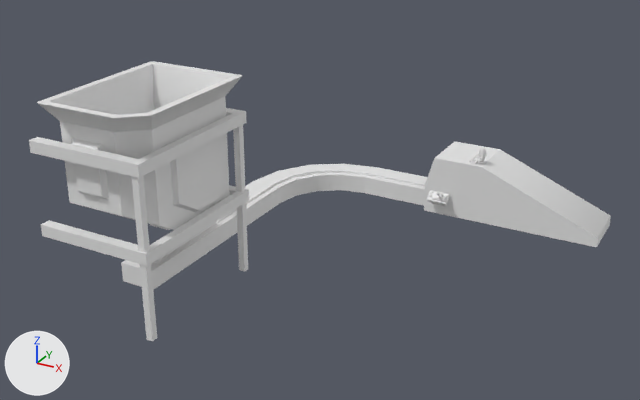
The FBX model Assets/ueda/Factory/factory_line_item.FBX as it was, and as the next commit left it.
One viewpoint serves both versions: a 50 mm camera at (15.4, -25.5, 16.5) aimed at (0.6, 1.5, 3.0). The axes (+X, +Y, +Z) are drawn at lower left. The lights are the same throughout. Where no turn or scale is listed for an object, it has been applied to the vertices.
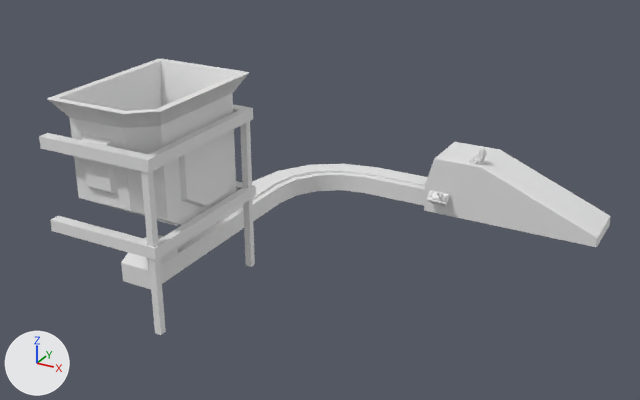
Location of each change, (x1, y1, x2, y2) in pixels of the pictures (640 x 400 px):
'Box019', mesh moved
    before: (37, 61, 242, 230)
    after: (48, 59, 249, 226)
'Box021', reshaped (45% taller)
    before: (29, 108, 249, 266)
    after: (39, 105, 256, 335)
'Box022', deleted
    before: (132, 125, 248, 341)
part 1 of me_mesh_001, built on
    before: (434, 141, 611, 240)
    after: (434, 142, 611, 240)
part 2 of me_mesh_008, rebuilt
    before: (29, 108, 247, 178)
    after: (39, 105, 253, 173)
part 3 of me_mesh_008, rebuilt
    before: (41, 185, 249, 266)
    after: (50, 181, 256, 260)
part 4 of me_mesh_008, added
    after: (240, 121, 255, 267)
part 5 of me_mesh_008, added
    after: (141, 171, 166, 335)
part 6 of me_mesh_003, built on
    before: (122, 181, 281, 290)
    after: (121, 181, 281, 284)

What the commit changed:
me_mesh_001 is used by ob_box020; location (0.0, 0.0, 0.0).
me_mesh_001 had 24 vertices, 44 faces and spanned x 1.92..9.59, y 8.71..11.16, z 0.0..2.59.
me_mesh_001 now has 40 vertices, 70 faces and spans x 1.92..9.59, y 8.71..11.16, z 0.0..2.59.
Part 1, on me_mesh_001:
10 vertices are removed from x 1.92..9.59, y 8.71..11.16, z 0.0..2.59.
24 faces are deleted.
2 vertices move from x 1.92, y 8.71..11.16, z 1.29 to x 1.92, y 8.74..11.13, z 1.29.
21 vertices are added at x 1.92..9.59, y 8.71..11.16, z 0.0..2.59.
5 new vertices lie (0.0, 2.39, 0.0) away from vertices in x 1.92..9.59, y 8.74, z 0.0..2.59.
50 new faces join them.
me_mesh_003 is used by ob_tube002; location (0.0, 0.0, 0.0).
me_mesh_003 had 32 vertices, 60 faces and spanned x -5.6..2.37, y -2.93..10.64, z 0.0..0.8.
me_mesh_003 now has 50 vertices, 82 faces and spans x -5.6..2.37, y -2.93..10.64, z 0.0..1.37.
Part 6, on me_mesh_003:
18 faces are deleted.
18 vertices are added at x -5.6..-4.17, y -2.35..-1.18, z 0.0..1.37.
40 new faces join them.
me_mesh_008 is used by ob_box021; location (0.0, 0.0, 0.0).
me_mesh_008 had 40 vertices, 72 faces and spanned x -6.46..-1.85, y -5.78..0.3, z 2.94..6.47.
me_mesh_008 now has 56 vertices, 80 faces and spans x -6.46..-1.85, y -5.32..0.76, z 0.0..6.47.
me_mesh_008 part 2: the loose piece of 20 vertices spanning x -6.46..-1.85, y -5.78..0.3, z 6.03..6.47 is rebuilt with 20 vertices and now spans x -6.46..-1.85, y -5.32..0.76, z 6.03..6.47.
me_mesh_008 part 3: the loose piece of 20 vertices spanning x -6.46..-1.85, y -5.78..0.3, z 2.94..3.38 is rebuilt with 20 vertices and now spans x -6.46..-1.85, y -5.32..0.76, z 2.94..3.38.
me_mesh_008 part 4: 8 vertices added at x -2.22..-1.95, y 0.42..0.68, z 0.0..6.22.
me_mesh_008 part 5: 8 vertices added at x -2.22..-1.95, y -5.26..-5.0, z 0.0..6.22.
me_mesh has 77 vertices, 150 faces and spans x -5.64..-1.57, y -6.06..-0.03, z 1.81..7.97.
me_mesh is used by ob_box019; location (0.0, 0.0, 0.0).
me_mesh part 7: the whole mesh is moved by (0.0, 0.45, 0.0).
Object 'Box022' (ob_box022) is deleted.
